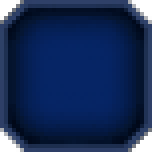
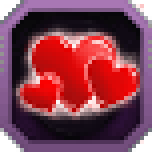
Two versions of the same layered image (w=152, h=152). Layer-by-layer changes:
added layer "Calque Copié" above "Calque Copié #3" over [0, 0, 144, 144]
added layer "Calque Copié #3" above "staff.png" over [0, 0, 152, 152]
